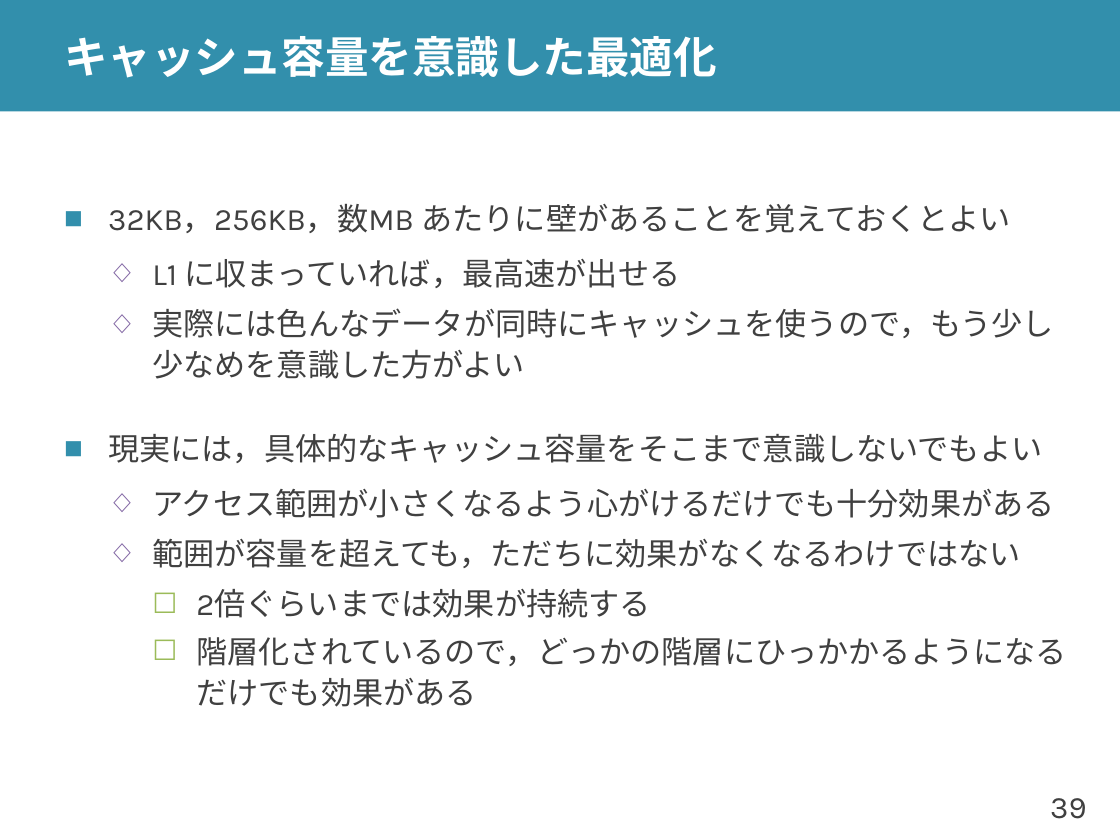
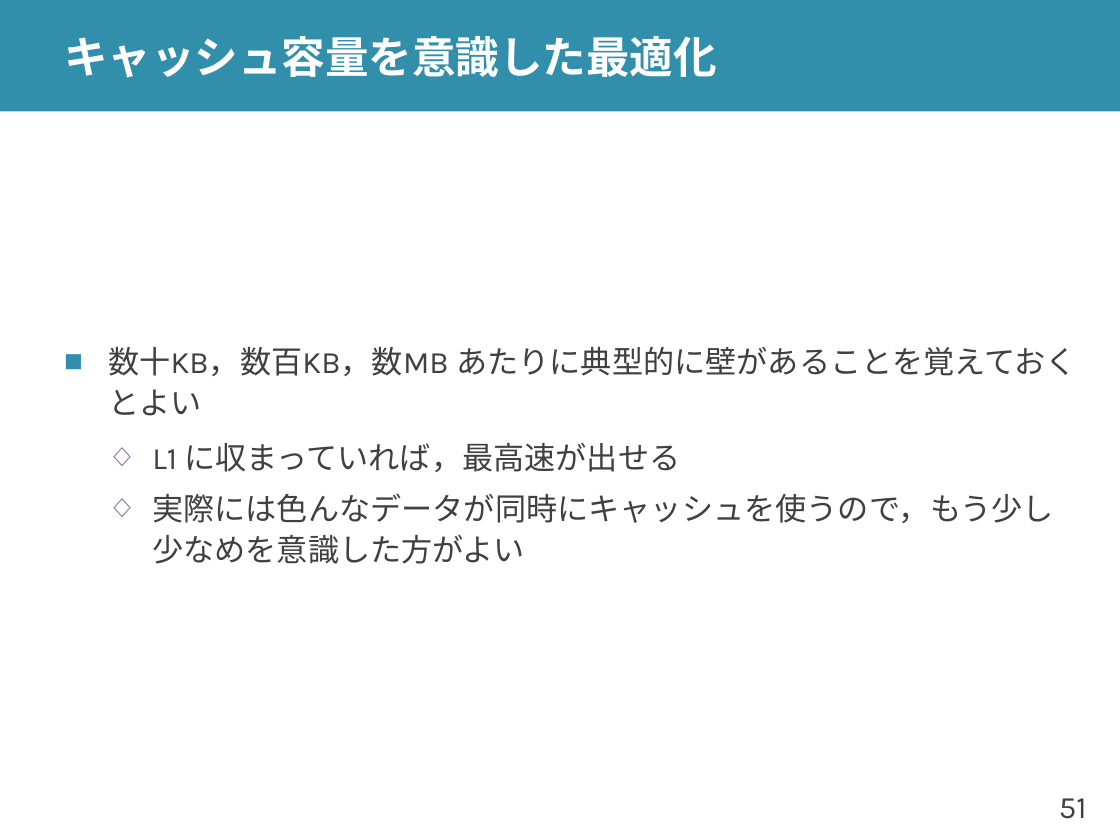
Before and after one commit to shioyadan/advanced-computer-organization, a slide deck: slide 51 of aco-shioya-12.pptx (slide 39 before the commit). Drawn at 1120x840 pixels with LibreOffice and Linux fonts; fonts in the diff are those of the drawing. Boxes give left, top, right and bottom in pixels: in the first picture for what was removed or moved away, otherwise in the second. Text is boxed around its words. In the diff, an @@ line names an element or a change of style, - is before the commit and + after.

```diff
--- a/aco-shioya-12.pptx
+++ b/aco-shioya-12.pptx
@@ text at <box>108,346,1077,416</box>: text changed @@
-■ 32KB，256KB，数MB あたりに壁があることを覚えておくとよい
+■ 数十KB，数百KB，数MB あたりに典型的に壁があることを覚えておくとよい
@@ text at <box>108,434,1067,707</box>: paragraphs removed @@
-■ 現実には，具体的なキャッシュ容量をそこまで意識しないでもよい
-  ◇ アクセス範囲が小さくなるよう心がけるだけでも十分効果がある
-  ◇ 範囲が容量を超えても，ただちに効果がなくなるわけではない
-    ☐ 2倍ぐらいまでは効果が持続する
-    ☐ 階層化されているので，どっかの階層にひっかかるようになるだけでも効果がある
@@ page number at <box>1059,798,1087,819</box>: text changed @@
-39
+51
```
Also in this commit, not shown: 10 other slides changed, 14 slides added, 1 slide removed, 2 other files.
